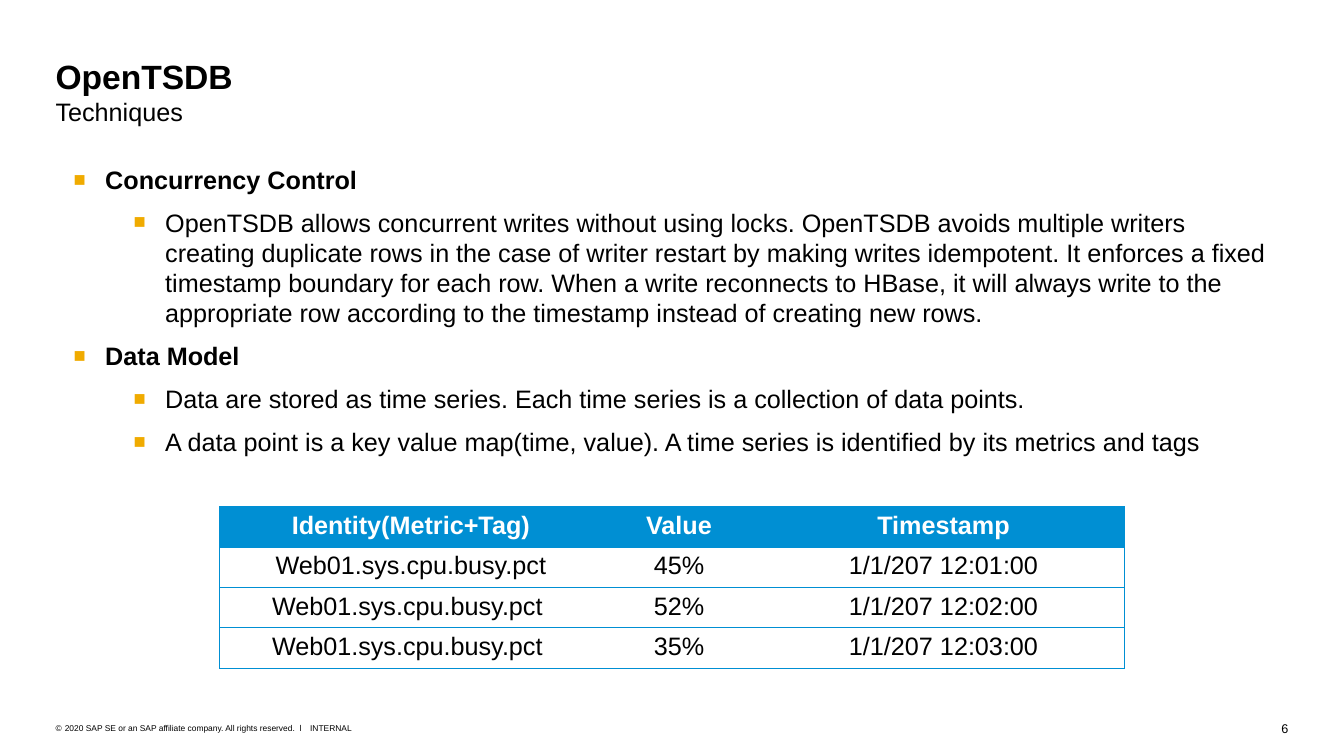
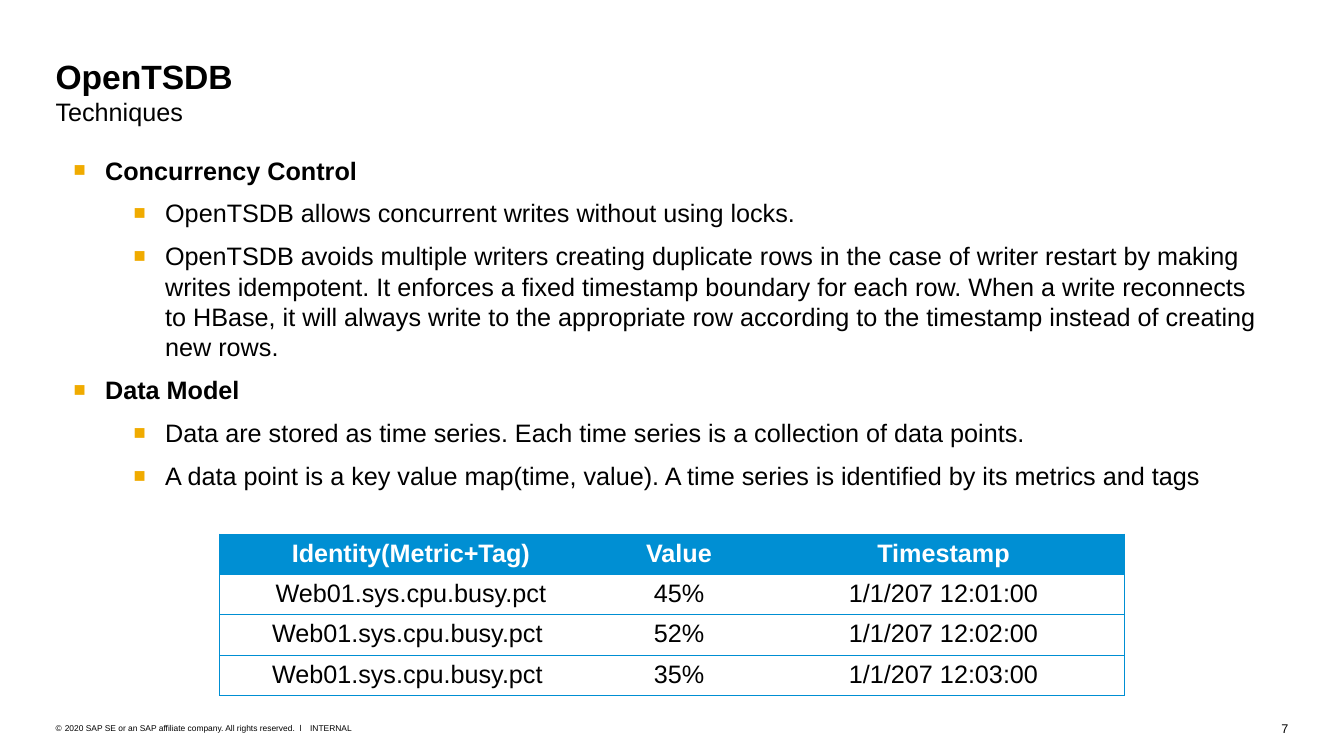
Before and after one commit to Voidkai/Survey_on_NoSQL, a slide deck: slide 7 of NoSQL/The_Survey_On_OpenTSDB.pptx (slide 6 before the commit). Drawn at 1344x756 pixels with LibreOffice and Linux fonts; fonts in the diff are those of the drawing. Boxes give left, top, right and bottom in pixels: in the first picture for what was removed or moved away, otherwise in the second. Text is boxed around its words. In the diff, an @@ line names an element or a change of style, - is before the commit and + after.

Commit message:
updated

```diff
--- a/NoSQL/The_Survey_On_OpenTSDB.pptx
+++ b/NoSQL/The_Survey_On_OpenTSDB.pptx
@@ text "Concurrency Control": place and size @@
-text "Concurrency Control" at [105, 170, 1265, 457]
+text "Concurrency Control" at [105, 161, 1256, 490]
@@ text at [165, 203, 1256, 357]: text changed @@
-  ■ OpenTSDB allows concurrent writes without using locks. OpenTSDB avoids multiple writers creating duplicate rows in the case of writer restart by making writes idempotent. It enforces a fixed timestamp boundary for each row. When a write reconnects to HBase, it will always write to the appropriate row according to the timestamp instead of creating new rows.
+  ■ OpenTSDB allows concurrent writes without using locks.
+  ■ OpenTSDB avoids multiple writers creating duplicate rows in the case of writer restart by making writes idempotent. It enforces a fixed timestamp boundary for each row. When a write reconnects to HBase, it will always write to the appropriate row according to the timestamp instead of creating new rows.
@@ table: place and size @@
-table at [220, 507, 1124, 668]
+table at [220, 534, 1124, 695]
@@ page number at [1281, 724, 1288, 733]: text changed @@
-6
+7
```
Also in this commit, not shown: 2 other slides changed, 4 slides added.
